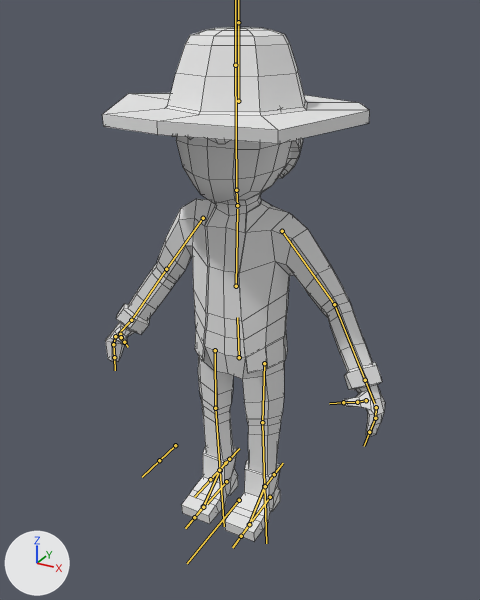
What one commit did to the FBX model Assets/Models/uploads_files_197910_77613_Simple_Character__rigged_(1)/Dave/Dave.fbx.
Both versions are drawn from a 50 mm camera at (2.51, -4.55, 4.4) aimed at (0.03, -0.04, 2.15). Arrows for +X, +Y and +Z are at lower left; the lights stay in place. The bones that bend it are drawn over the model as lines. Mesh edges are drawn as thin lines.

Names of what the first picture shows: 'Character'.
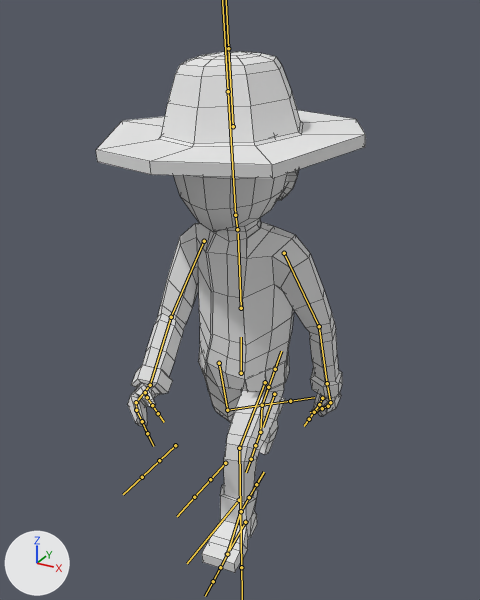
The newer file adds an action. The first version stands in its rest pose; the second is drawn at frame 5 of the action 'Armature|Armature|Armature|Walk'.

Scene script edits in JSON lines:
```json
{"block": "bone_hat", "where": "bone_hat = bpy.data.objects['Armature'].pose.bones['Hat']"}
{"op": "set", "path": "bone_hat.location", "old": "(0.0, 0.0, 0.0)", "new": "(0.12, -0.58, 0.53)"}
{"op": "set", "path": "bone_hat.rotation_quaternion", "old": "(1.0, 0.0, 0.0, 0.0)", "new": "(1.0, 0.026, 0.0, 0.015)", "note": "degrees (0, 0, 0) -> degrees (3, 0, 2)"}
{"block": "bone_torso", "where": "bone_torso = bpy.data.objects['Armature'].pose.bones['Torso']  # child of 'Root'"}
{"op": "set", "path": "bone_torso.location", "old": "(0.0, 0.0, 0.0)", "new": "(-0.07, -0.55, -0.04)"}
{"op": "set", "path": "bone_torso.rotation_quaternion", "old": "(1.0, 0.0, 0.0, 0.0)", "new": "(0.997, -0.034, -0.048, 0.042)", "note": "degrees (0, 0, 0) -> degrees (-4, -5, 5)"}
{"block": "bone_chest", "where": "bone_chest = bpy.data.objects['Armature'].pose.bones['Chest']  # child of 'Torso'"}
{"op": "set", "path": "bone_chest.rotation_quaternion", "old": "(1.0, 0.0, 0.0, 0.0)", "new": "(0.997, 0.005, 0.044, 0.059)", "note": "degrees (0, 0, 0) -> degrees (1, 5, 7)"}
{"block": "bone_head", "where": "bone_head = bpy.data.objects['Armature'].pose.bones['Head']  # child of 'Neck'"}
{"op": "set", "path": "bone_head.rotation_quaternion", "old": "(1.0, 0.0, 0.0, 0.0)", "new": "(1.0, 0.012, 0.0, 0.0)", "note": "degrees (0, 0, 0) -> degrees (1, 0, 0)"}
{"block": "bone_upper_arm_l", "where": "bone_upper_arm_l = bpy.data.objects['Armature'].pose.bones['Upper Arm.L']  # child of 'Chest'"}
{"op": "set", "path": "bone_upper_arm_l.rotation_quaternion", "old": "(1.0, 0.0, 0.0, 0.0)", "new": "(0.981, -0.161, 0.1, 0.047)", "note": "degrees (0, 0, 0) -> degrees (-18, 12, 4)"}
{"block": "bone_lower_arm_l", "where": "bone_lower_arm_l = bpy.data.objects['Armature'].pose.bones['Lower Arm.L']  # child of 'Upper Arm.L'"}
{"op": "set", "path": "bone_lower_arm_l.rotation_quaternion", "old": "(1.0, 0.0, 0.0, 0.0)", "new": "(0.98, -0.147, 0.111, 0.081)", "note": "degrees (0, 0, 0) -> degrees (-16, 14, 8)"}
{"block": "bone_hand_l", "where": "bone_hand_l = bpy.data.objects['Armature'].pose.bones['Hand.L']  # child of 'Lower Arm.L'"}
{"op": "set", "path": "bone_hand_l.rotation_quaternion", "old": "(1.0, 0.0, 0.0, 0.0)", "new": "(0.995, -0.071, 0.008, 0.065)", "note": "degrees (0, 0, 0) -> degrees (-8, 1, 7)"}
{"block": "bone_thumb01_l", "where": "bone_thumb01_l = bpy.data.objects['Armature'].pose.bones['Thumb01.L']  # child of 'Hand.L'"}
{"op": "set", "path": "bone_thumb01_l.rotation_quaternion", "old": "(1.0, 0.0, 0.0, 0.0)", "new": "(0.81, -0.28, -0.209, 0.472)", "note": "degrees (0, 0, 0) -> degrees (-41, -4, 62)"}
{"block": "bone_thumb02_l", "where": "bone_thumb02_l = bpy.data.objects['Armature'].pose.bones['Thumb02.L']  # child of 'Thumb01.L'"}
{"op": "set", "path": "bone_thumb02_l.rotation_quaternion", "old": "(1.0, 0.0, 0.0, 0.0)", "new": "(0.987, -0.102, -0.1, 0.07)", "note": "degrees (0, 0, 0) -> degrees (-13, -11, 9)"}
{"block": "bone_upper_arm_r", "where": "bone_upper_arm_r = bpy.data.objects['Armature'].pose.bones['Upper Arm.R']  # child of 'Chest'"}
{"op": "set", "path": "bone_upper_arm_r.rotation_quaternion", "old": "(1.0, 0.0, 0.0, 0.0)", "new": "(0.96, -0.185, 0.037, 0.208)", "note": "degrees (0, 0, 0) -> degrees (-20, 8, 23)"}
{"block": "bone_lower_arm_r", "where": "bone_lower_arm_r = bpy.data.objects['Armature'].pose.bones['Lower Arm.R']  # child of 'Upper Arm.R'"}
{"op": "set", "path": "bone_lower_arm_r.rotation_quaternion", "old": "(1.0, 0.0, 0.0, 0.0)", "new": "(0.966, -0.065, -0.085, 0.236)", "note": "degrees (0, 0, 0) -> degrees (-10, -8, 28)"}
{"block": "bone_hand_r", "where": "bone_hand_r = bpy.data.objects['Armature'].pose.bones['Hand.R']  # child of 'Lower Arm.R'"}
{"op": "set", "path": "bone_hand_r.rotation_quaternion", "old": "(1.0, 0.0, 0.0, 0.0)", "new": "(0.99, 0.106, 0.0, 0.095)", "note": "degrees (0, 0, 0) -> degrees (12, -1, 11)"}
{"block": "bone_thumb01_r", "where": "bone_thumb01_r = bpy.data.objects['Armature'].pose.bones['Thumb01.R']  # child of 'Hand.R'"}
{"op": "set", "path": "bone_thumb01_r.rotation_quaternion", "old": "(1.0, 0.0, 0.0, 0.0)", "new": "(0.845, -0.508, -0.139, -0.092)", "note": "degrees (0, 0, 0) -> degrees (-62, -19, -1)"}
{"block": "bone_upper_leg_l", "where": "bone_upper_leg_l = bpy.data.objects['Armature'].pose.bones['Upper Leg.L']  # child of 'Torso'"}
{"op": "set", "path": "bone_upper_leg_l.rotation_quaternion", "old": "(1.0, 0.0, 0.0, 0.0)", "new": "(0.915, 0.401, -0.031, 0.038)", "note": "degrees (0, 0, 0) -> degrees (47, -5, 3)"}
{"block": "bone_lower_leg_l", "where": "bone_lower_leg_l = bpy.data.objects['Armature'].pose.bones['Lower Leg.L']  # child of 'Upper Leg.L'"}
{"op": "set", "path": "bone_lower_leg_l.rotation_quaternion", "old": "(1.0, 0.0, 0.0, 0.0)", "new": "(0.925, 0.379, 0.0, 0.0)", "note": "degrees (0, 0, 0) -> degrees (45, 0, 0)"}
{"block": "bone_upper_leg_r", "where": "bone_upper_leg_r = bpy.data.objects['Armature'].pose.bones['Upper Leg.R']  # child of 'Torso'"}
{"op": "set", "path": "bone_upper_leg_r.rotation_quaternion", "old": "(1.0, 0.0, 0.0, 0.0)", "new": "(0.994, -0.096, -0.032, 0.043)", "note": "degrees (0, 0, 0) -> degrees (-11, -3, 5)"}
{"block": "bone_lower_leg_r", "where": "bone_lower_leg_r = bpy.data.objects['Armature'].pose.bones['Lower Leg.R']  # child of 'Upper Leg.R'"}
{"op": "set", "path": "bone_lower_leg_r.rotation_quaternion", "old": "(1.0, 0.0, 0.0, 0.0)", "new": "(0.923, 0.385, 0.0, 0.0)", "note": "degrees (0, 0, 0) -> degrees (45, 0, 0)"}
{"block": "bone_leg_control_l", "where": "bone_leg_control_l = bpy.data.objects['Armature'].pose.bones['Leg Control.L']  # child of 'Root'"}
{"op": "set", "path": "bone_leg_control_l.location", "old": "(0.0, 0.0, 0.0)", "new": "(0.18, 1.47, -0.01)"}
{"op": "set", "path": "bone_leg_control_l.rotation_quaternion", "old": "(1.0, 0.0, 0.0, 0.0)", "new": "(0.998, 0.0, 0.0, 0.061)", "note": "degrees (0, 0, 0) -> degrees (0, 0, 7)"}
{"block": "bone_leg_control_r", "where": "bone_leg_control_r = bpy.data.objects['Armature'].pose.bones['Leg Control.R']  # child of 'Root'"}
{"op": "set", "path": "bone_leg_control_r.location", "old": "(0.0, 0.0, 0.0)", "new": "(-0.26, -3.31, 1.94)"}
{"op": "set", "path": "bone_leg_control_r.rotation_quaternion", "old": "(1.0, 0.0, 0.0, 0.0)", "new": "(0.858, -0.51, -0.031, -0.052)", "note": "degrees (0, 0, 0) -> degrees (-61, -6, -3)"}
```

Pixel boxes (x1, y1, x2, y2) of what changed, in the pictures (480 x 600 px):
```json
{"object": "Character", "change": "posed", "before": [102, 27, 385, 541], "after": [96, 51, 365, 573]}
{"object": "Face", "change": "now drawn", "after": [173, 173, 289, 232]}
{"bone": "Hat", "before": "(238, 101) to (238, 22)", "after": "(233, 126) to (228, 48)"}
{"bone": "Torso", "before": "(239, 357) to (237, 317)", "after": "(241, 373) to (241, 337)"}
{"bone": "Chest", "before": "(236, 286) to (237, 209)", "after": "(241, 308) to (238, 233)"}
{"bone": "Head", "before": "(236, 190) to (235, 65)", "after": "(235, 215) to (228, 91)"}
{"bone": "Upper Arm.L", "before": "(282, 231) to (334, 304)", "after": "(284, 253) to (319, 326)"}
{"bone": "Lower Arm.L", "before": "(334, 304) to (365, 380)", "after": "(319, 326) to (327, 383)"}
{"bone": "Hand.L", "before": "(365, 380) to (374, 403)", "after": "(327, 383) to (330, 399)"}
{"bone": "Thumb01.L", "before": "(366, 400) to (357, 402)", "after": "(322, 398) to (319, 404)"}
{"bone": "Thumb02.L", "before": "(357, 402) to (343, 402)", "after": "(319, 404) to (314, 412)"}
{"bone": "Upper Arm.R", "before": "(203, 218) to (166, 269)", "after": "(204, 241) to (171, 317)"}
{"bone": "Lower Arm.R", "before": "(166, 269) to (131, 320)", "after": "(171, 317) to (150, 385)"}
{"bone": "Hand.R", "before": "(131, 320) to (118, 334)", "after": "(150, 385) to (138, 400)"}
{"bone": "Thumb01.R", "before": "(120, 334) to (121, 337)", "after": "(145, 392) to (147, 397)"}
{"bone": "Upper Leg.L", "before": "(264, 363) to (262, 422)", "after": "(265, 382) to (239, 448)"}
{"bone": "Lower Leg.L", "before": "(262, 422) to (264, 486)", "after": "(239, 448) to (240, 511)"}
{"bone": "Upper Leg.R", "before": "(215, 350) to (215, 408)", "after": "(219, 363) to (227, 410)"}
{"bone": "Lower Leg.R", "before": "(215, 408) to (220, 470)", "after": "(227, 410) to (262, 405)"}
{"bone": "Leg Control.L", "before": "(270, 497) to (252, 521)", "after": "(245, 522) to (229, 550)"}
{"bone": "Leg Control.R", "before": "(226, 481) to (207, 504)", "after": "(274, 394) to (263, 427)"}
```
